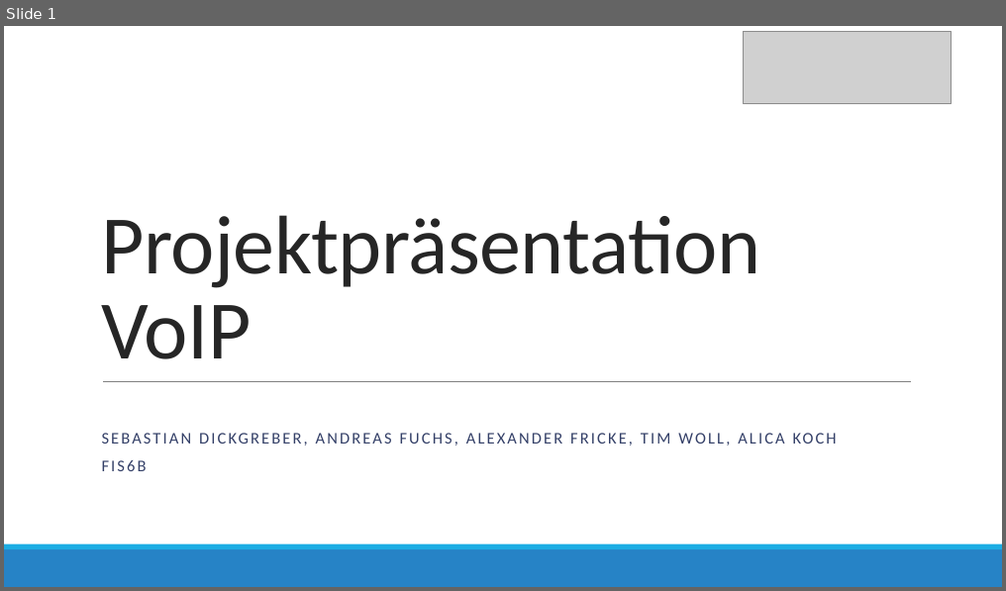
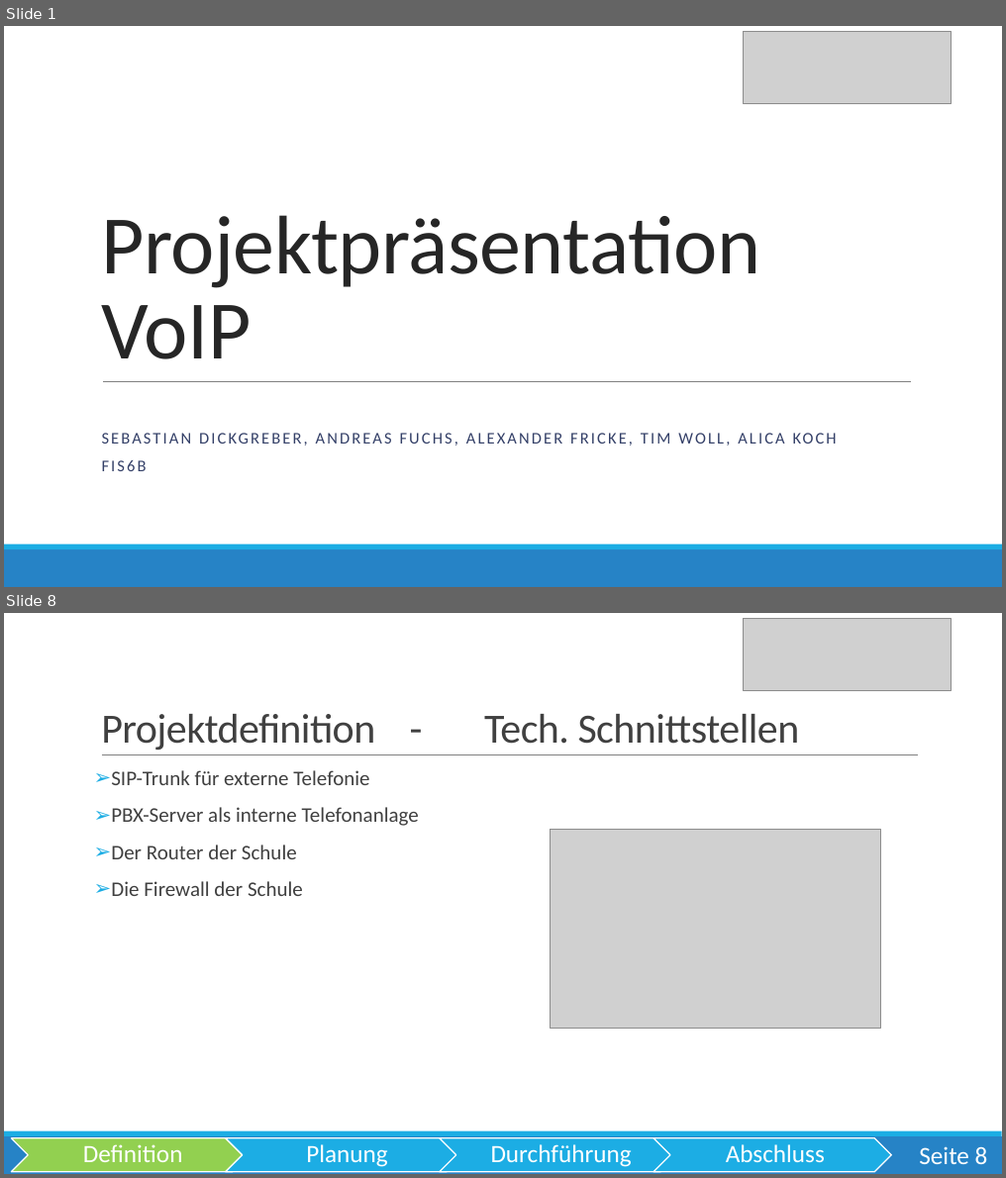
Before and after one commit to OberstufenprojektVOIP/OSP_VOIP, a slide deck: Pr-sentation/Präsentation VoIP Echt.pptx. Shown one above the other, each under a label of ours: slide 1 before the commit, slides 1 and 8 after it; the slides between them are not shown. The pictures are 1006x591 and 1006x1178 pixels, drawn with LibreOffice and Linux fonts; fonts in the diff are those of the drawing; grey boxes stand for pictures. Boxes give left, top, right and bottom in pixels: in the first picture for what was removed or moved away, otherwise in the second. Text is boxed around its words. In the diff, an @@ line names an element or a change of style, - is before the commit and + after.

```diff
--- a/Pr-sentation/Präsentation VoIP Echt.pptx
+++ b/Pr-sentation/Präsentation VoIP Echt.pptx
@@ slide 8 added at [4, 613, 1002, 1174], background #FFFFFF; not listed: 2 template elements that a slide beside it also shows @@
@@ picture added at [744, 618, 951, 691] @@
@@ title added at [101, 714, 800, 750], 40 pt, text #404040 @@
+Projektdefinition - Tech. Schnittstellen
@@ line added from (102, 756) to (918, 756), #808080 0.5 pt @@
@@ text added at [111, 770, 419, 896], 20 pt, text #404040 @@
+➢ SIP-Trunk für externe Telefonie
+➢ PBX-Server als interne Telefonanlage
+➢ Der Router der Schule
+➢ Die Firewall der Schule
@@ picture added at [549, 830, 880, 1029] @@
@@ group added at [12, 1139, 892, 1172]: 4 chevrons, 4 texts @@
+Definition
+Planung
+Durchführung
+Abschluss
@@ page number added at [919, 1147, 988, 1164], 24 pt, text #FFFFFF @@
+Seite 8
```
Also in this commit, not shown: 8 slides changed, 9 other slides added, 1 slide removed.
